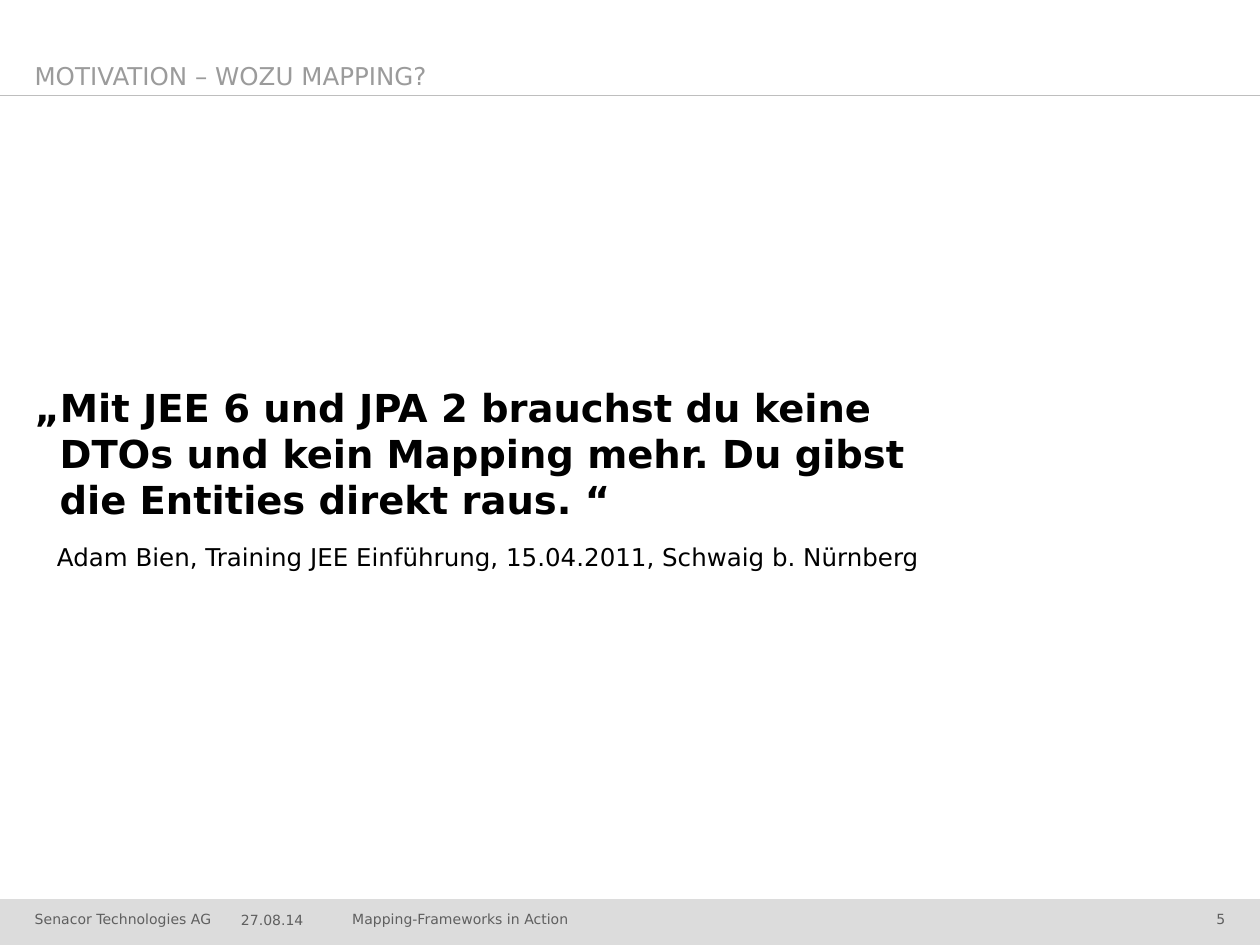
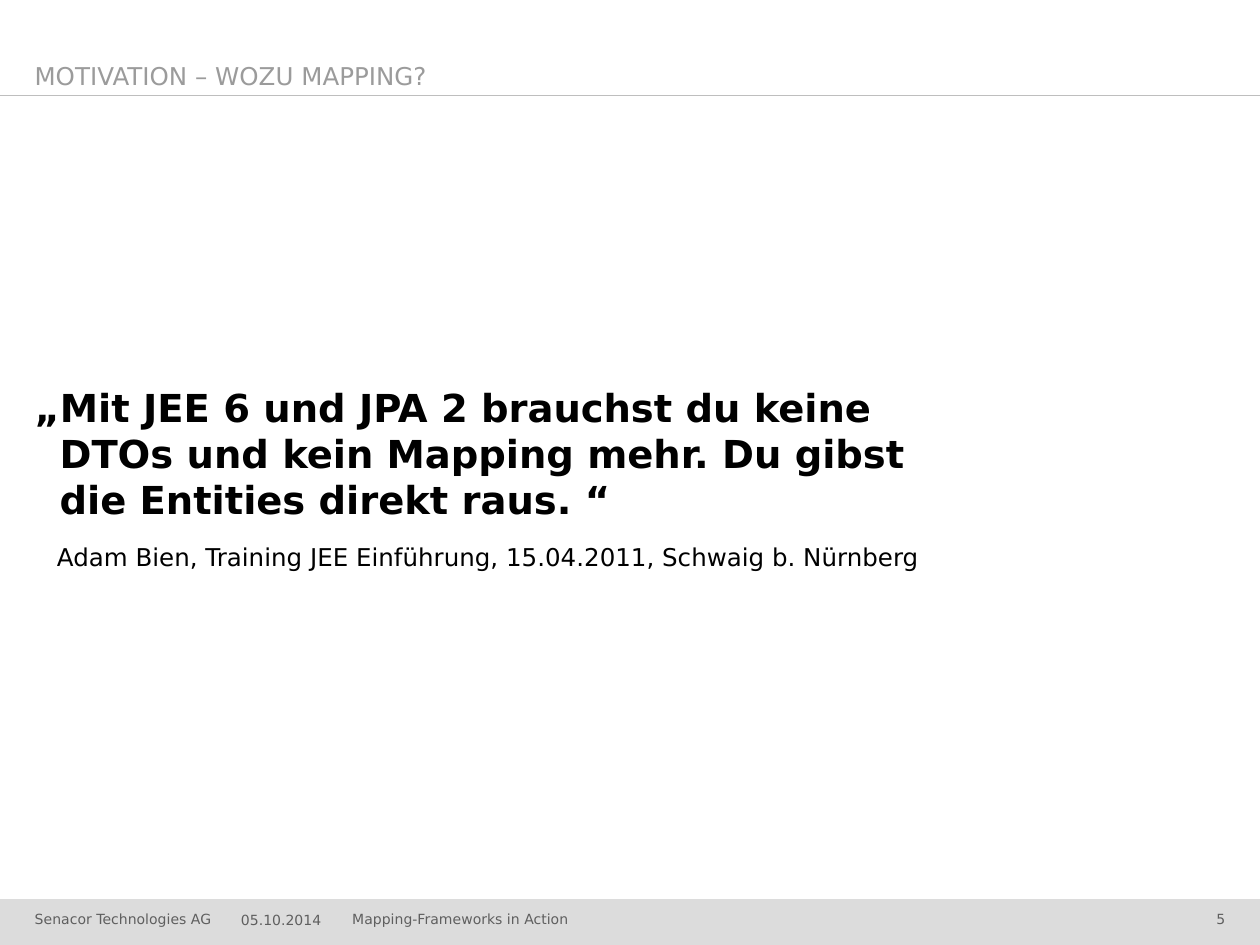
Before and after one commit to jschwalb/Mappings, a slide deck: slide 5 of presentation.pptx. Drawn at 1260x945 pixels with LibreOffice and Linux fonts; fonts in the diff are those of the drawing; background and template pictures are left out. Boxes give left, top, right and bottom in pixels: in the first picture for what was removed or moved away, otherwise in the second. Text is boxed around its words. In the diff, an @@ line names an element or a change of style, - is before the commit and + after.

Commit message:
Updates Mappings & Presentation

```diff
--- a/presentation.pptx
+++ b/presentation.pptx
@@ text at <box>241,914,321,925</box>: text changed @@
-27.08.14
+05.10.2014
```
Also in this commit, not shown: 48 other slides changed, 10 other files.
